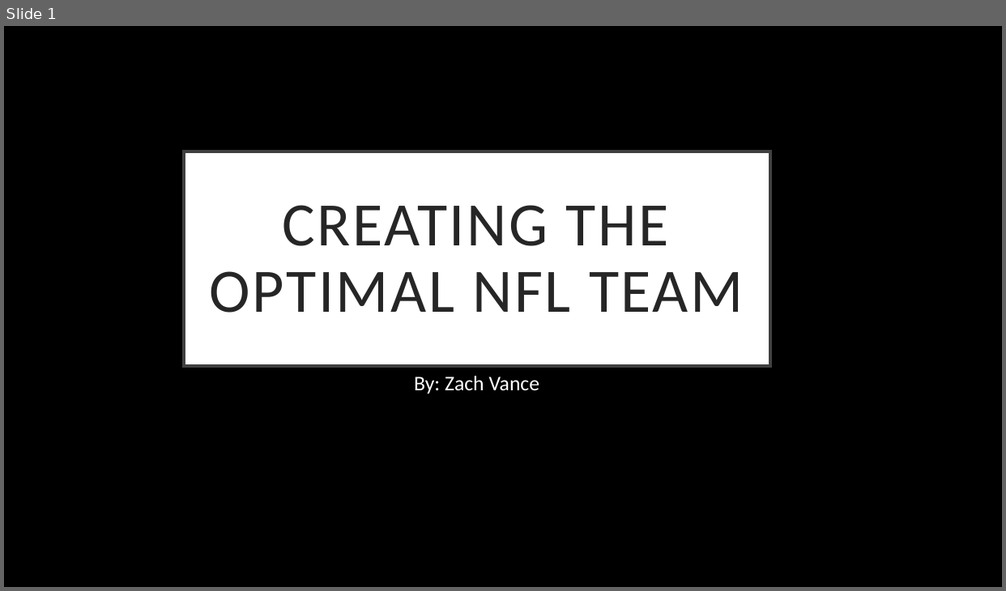
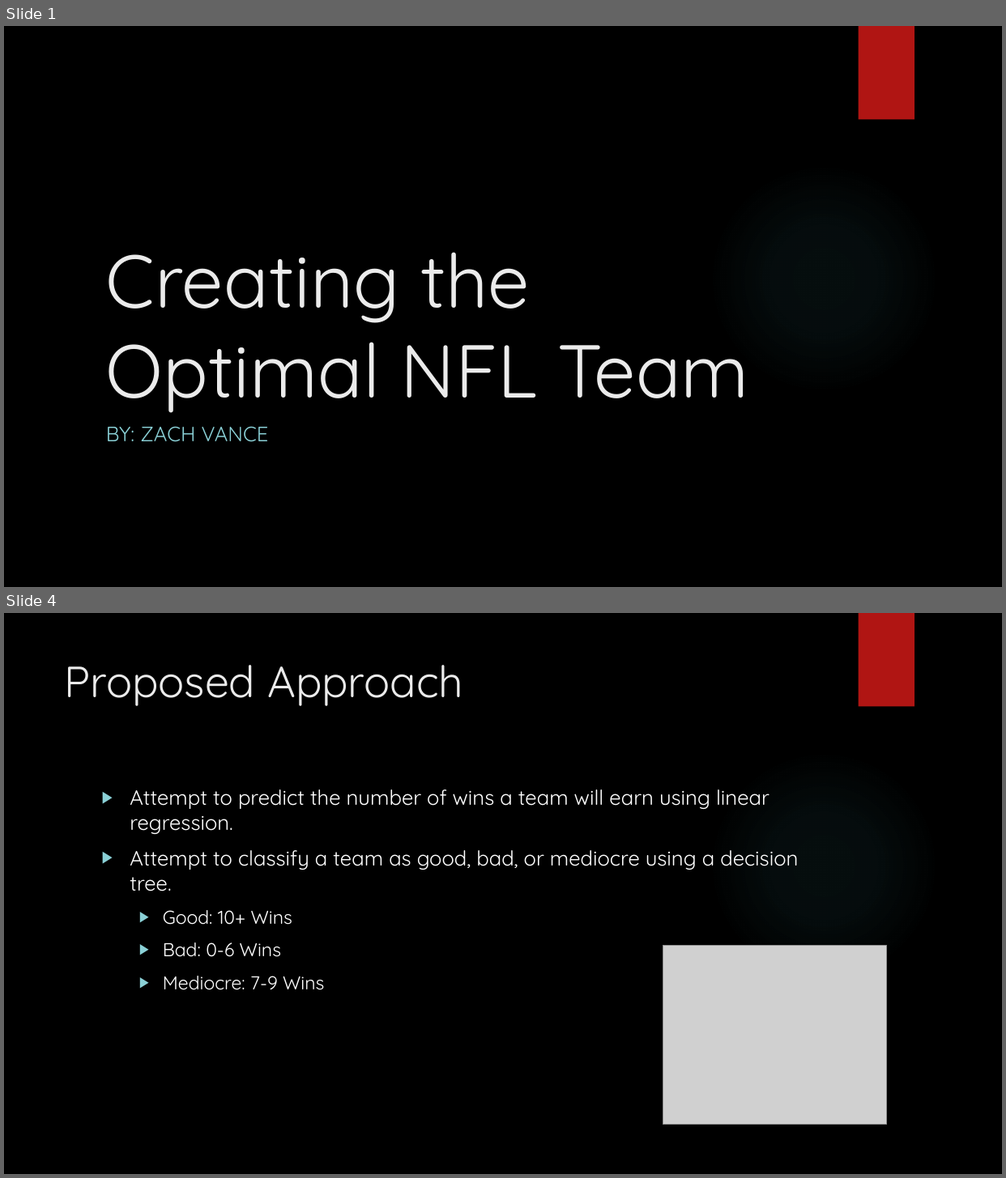
Before and after one commit to zvance1/win-now, a slide deck: presentation/projectPresentaion.pptx. Shown one above the other, each under a label of ours: slide 1 before the commit, slides 1 and 4 after it; the slides between them are not shown. The pictures are 1006x591 and 1006x1178 pixels, drawn with LibreOffice and Linux fonts; fonts in the diff are those of the drawing; grey boxes stand for pictures; background and template pictures are left out. Boxes give left, top, right and bottom in pixels: in the first picture for what was removed or moved away, otherwise in the second. Text is boxed around its words. In the diff, an @@ line names an element or a change of style, - is before the commit and + after.

```diff
--- a/presentation/projectPresentaion.pptx
+++ b/presentation/projectPresentaion.pptx
@@ slide 4 added at <box>4,613,1002,1174</box>, background picture (left out); not listed: 1 template element that a slide beside it also shows @@
@@ rectangle added at <box>859,613,914,707</box>, fill #B01513 @@
@@ title added at <box>65,665,463,706</box>, 42 pt, text #EBEBEB @@
+Proposed Approach
@@ text added at <box>130,790,798,990</box>, 20 pt, text #FFFFFF @@
+▶ Attempt to predict the number of wins a team will earn using linear regression.
+▶ Attempt to classify a team as good, bad, or mediocre using a decision tree.
+  ▶ Good: 10+ Wins
+  ▶ Bad: 0-6 Wins
+  ▶ Mediocre: 7-9 Wins
@@ picture added at <box>663,945,887,1124</box> @@
@@ slide 1 changed as well @@
@@ rectangle added at <box>859,26,914,120</box>, fill #B01513 @@
@@ title "Creating the Optimal NFL Team": place and size @@
-title "Creating the Optimal NFL Team" at <box>184,152,770,367</box>
+title "Creating the Optimal NFL Team" at <box>106,252,749,413</box>
@@ title "Creating the Optimal NFL Team" at <box>106,252,749,413</box>: vertical alignment middle to bottom; fill #FFFFFF to none; outline #404040 3 pt to none @@
@@ ellipse added at <box>709,163,939,394</box>, fill gradient #50B9C1 @@
@@ title at <box>106,252,749,413</box>: text changed; size 59.4 to 72 pt; font Calibri to Quicksand; text colour #262626 to #EBEBEB @@
-CREATING THE OPTIMAL NFL TEAM
+Creating the Optimal NFL Team
@@ subtitle at <box>106,426,269,442</box>: text changed; font Calibri to Quicksand; text colour #FFFFFF to #8AD0D6 @@
-By: Zach Vance
+BY: ZACH VANCE
```
Also in this commit, not shown: 8 other slides added, 1 slide removed, 2 other files.
